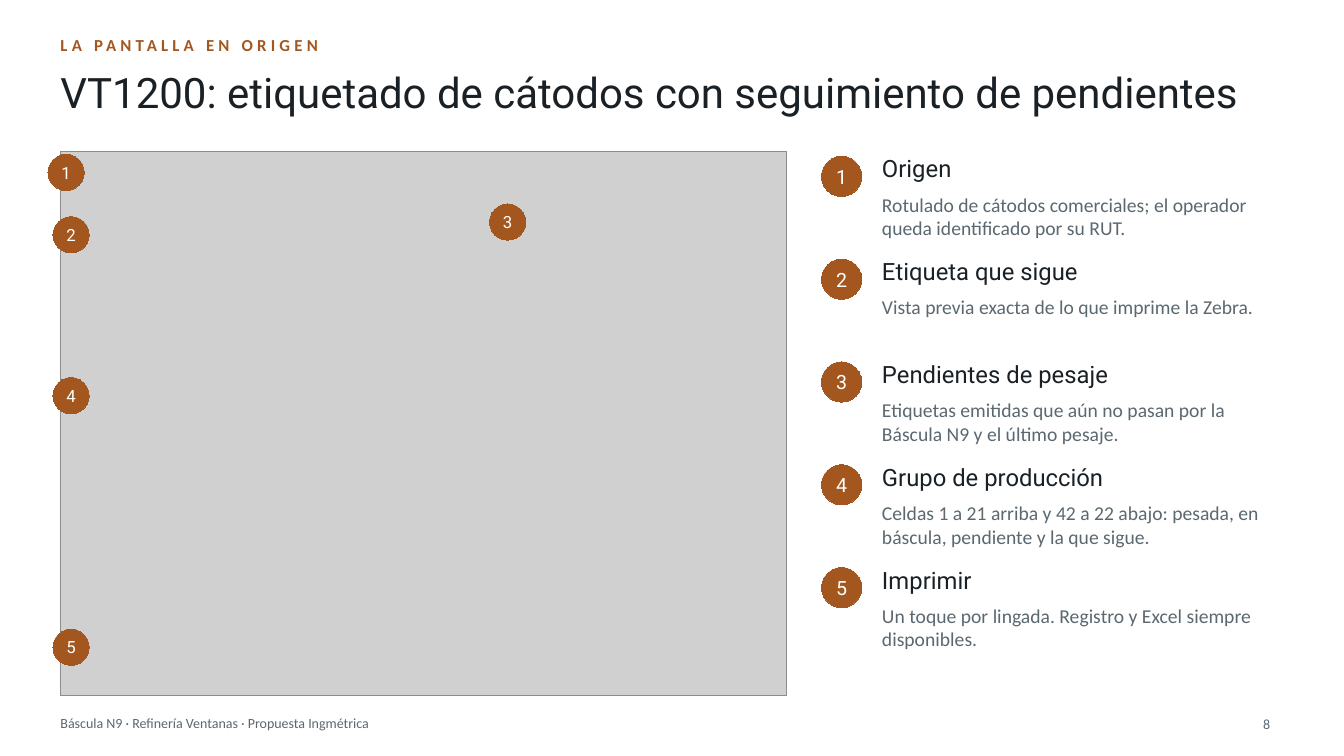
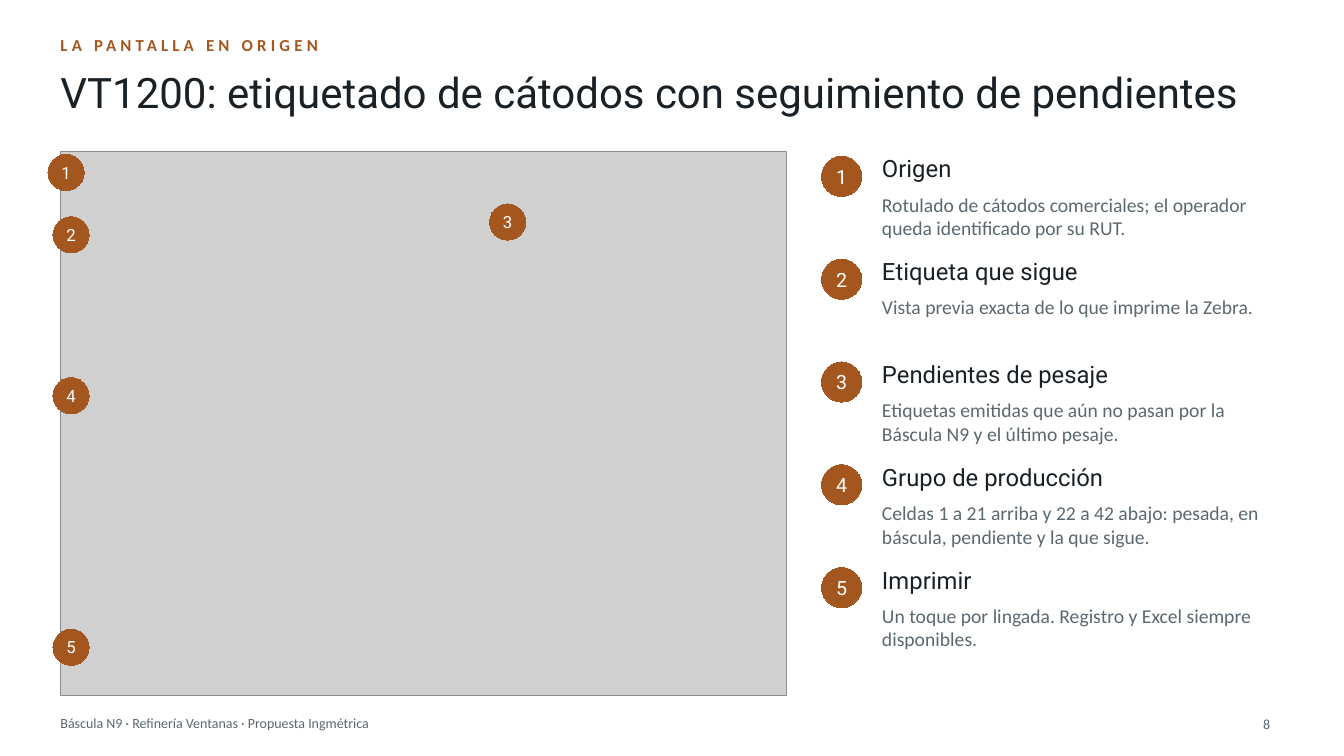
Before and after one commit to BortegaING/Codelco-Proyecto, a slide deck: slide 8 of presentacion/Bascula-N9-Ventanas.pptx. Drawn at 1344x756 pixels with LibreOffice and Linux fonts; fonts in the diff are those of the drawing; grey boxes stand for pictures. Boxes give left, top, right and bottom in pixels: in the first picture for what was removed or moved away, otherwise in the second. Text is boxed around its words. In the diff, an @@ line names an element or a change of style, - is before the commit and + after.

```diff
--- a/presentacion/Bascula-N9-Ventanas.pptx
+++ b/presentacion/Bascula-N9-Ventanas.pptx
@@ text at (x1=882, y1=506, x2=1258, y2=548): text changed @@
-Celdas 1 a 21 arriba y 42 a 22 abajo: pesada, en báscula, pendiente y la que sigue.
+Celdas 1 a 21 arriba y 22 a 42 abajo: pesada, en báscula, pendiente y la que sigue.
```
Also in this commit, not shown: 1 other slide changed, 11 other files.
